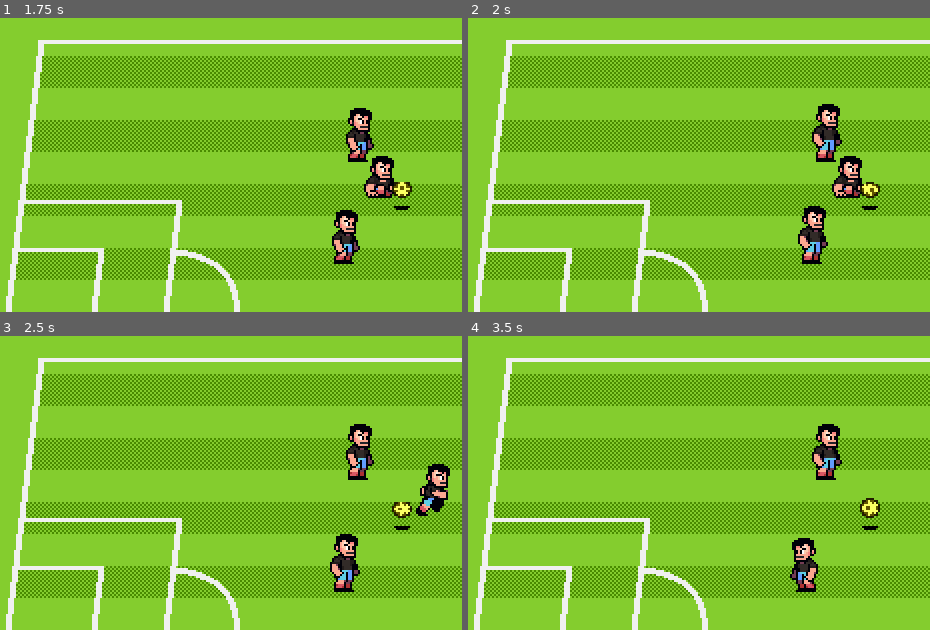
Above: before the commit, frames 1-4 (two rows, left to right).
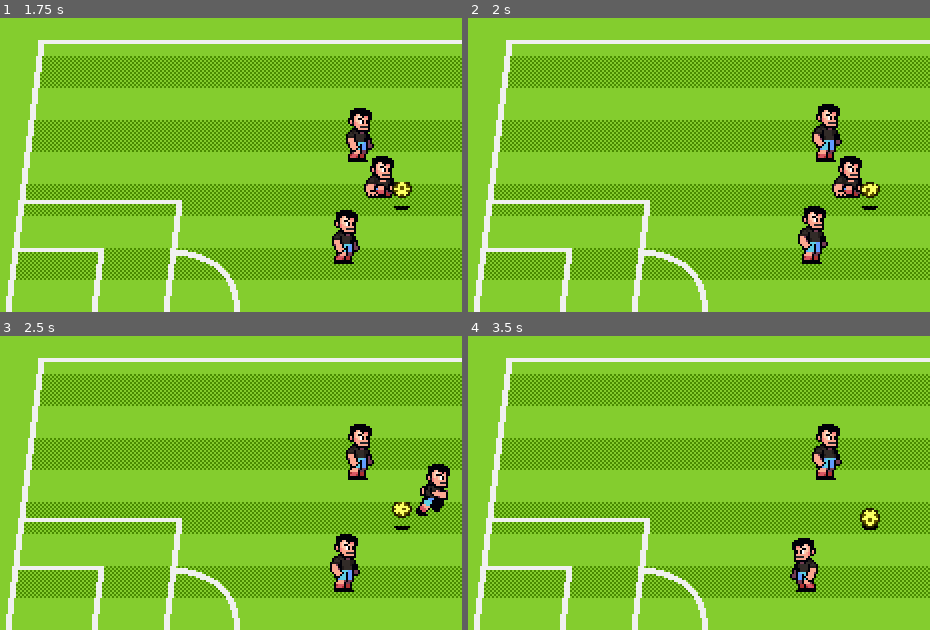
Above: after the commit, the same moments.

Repository: cwibowo/bola-tutorial
Game: Godot game, scene res://scenes/world.tscn
The game is run twice, just before and just after one commit, with the same random seed, the same clock (stepped at 60 frames per second) and the same inputs.
Inputs:
- Up to frame 1 (1.75 s): hold D (p1_right) 0.53-1.28 s; tap G (p1_pass) at 0.6 s; hold S (p1_down) from 1.28 s (still down); tap H (p1_shoot) at 1.35 s
- Up to frame 2 (2 s): keep holding S (p1_down)
- Up to frame 3 (2.5 s): release S (p1_down) at 2.03 s; hold D (p1_right) from 2.03 s (still down); tap Down (p2_down) at 2.1 s
- Up to frame 4 (3.5 s): release D (p1_right) at 2.78 s; hold W (p1_up) from 2.78 s (still down); tap Left (p2_left) at 2.85 s

Frame 1 is identical in both runs. In frame 2, less than 0.1% of the frame differs, in the area x 85-89%, y 56-61%; in frame 3, less than 0.1%; in frame 4, 0.4%, in the area x 84-90%, y 55-66%.

Commit message:
add ball with gravity and bounciness

Diff:
--- a/scenes/ball/ball.gd
+++ b/scenes/ball/ball.gd
@@ -9,6 +9,7 @@
 
 var current_state : BallState = null
 var height := 0.0
+var height_velocity := 0.0
 var state_factory := BallStateFactory.new()
 var velocity := Vector2.ZERO
 
--- a/scenes/ball/ball_states/ball_state.gd
+++ b/scenes/ball/ball_states/ball_state.gd
@@ -1,5 +1,7 @@
 class_name  BallState
 extends Node
+
+const GRAVITY := 9.8
 
 signal state_transition_requested(new_state: Ball.State)
 
@@ -13,3 +15,24 @@
 	ball = context_ball
 	player_detection_area = context_player_detection_area
 	sprite = context_ball_sprite
+
+func set_ball_animation_from_velocity():
+	if ball.velocity == Vector2.ZERO:
+		animation_player.play("idle")
+	elif ball.velocity.x > 0:
+		animation_player.play("roll")
+		animation_player.advance(0)
+	else:
+		animation_player.play_backwards("roll")
+		animation_player.advance(0)
+
+
+func process_gravity(delta: float, bounciness: float = 0.0):
+	if ball.height > 0 or ball.height_velocity > 0:
+		ball.height_velocity -= GRAVITY * delta
+		ball.height += ball.height_velocity
+		if ball.height < 0:
+			ball.height = 0
+			if bounciness > 0 and ball.height_velocity < 0:
+				ball.height_velocity = -ball.height_velocity * bounciness
+				ball.velocity = ball.velocity * bounciness
--- a/scenes/ball/ball_states/ball_state_carried.gd
+++ b/scenes/ball/ball_states/ball_state_carried.gd
@@ -33,4 +33,5 @@
 	else:
 		animation_player.play("idle")
 
+	process_gravity(delta)
 	ball.position = carrier.position + Vector2(carrier.heading.x * OFFSET_FROM_PLAYER.x + variation_x, OFFSET_FROM_PLAYER.y + variation_y)
--- a/scenes/ball/ball_states/ball_state_freeform.gd
+++ b/scenes/ball/ball_states/ball_state_freeform.gd
@@ -1,5 +1,9 @@
 class_name BallStateFreeform
 extends BallState
+
+const BOUNCINESS := 0.7
+const FRICTION_AIR := 35.0
+const FRICTION_GROUND := 250.0
 
 func _enter_tree():
 	GameState.BallCarrier = null
@@ -8,3 +12,11 @@
 func on_player_enter(body: Player):
 	GameState.BallCarrier = body
 	state_transition_requested.emit(Ball.State.CARRIED)
+
+func _process(delta):
+	set_ball_animation_from_velocity()
+
+	var friction := FRICTION_AIR if ball.height > 0 else FRICTION_GROUND
+	ball.velocity = ball.velocity.move_toward(Vector2.ZERO, friction * delta)
+	process_gravity(delta, BOUNCINESS)
+	ball.move_and_collide(ball.velocity * delta)
--- a/scenes/ball/ball_states/ball_state_shot.gd
+++ b/scenes/ball/ball_states/ball_state_shot.gd
@@ -8,12 +8,7 @@
 var time_since_shot := Time.get_ticks_msec()
 
 func _enter_tree():
-	if ball.velocity.x >= 0:
-		animation_player.play("roll")
-		animation_player.advance(0)
-	else:
-		animation_player.play_backwards("roll")
-		animation_player.advance(0)
+	set_ball_animation_from_velocity()
 	sprite.scale.y = SHOT_SPRITE_SCALE
 	ball.height = SHOT_HEIGHT
 
